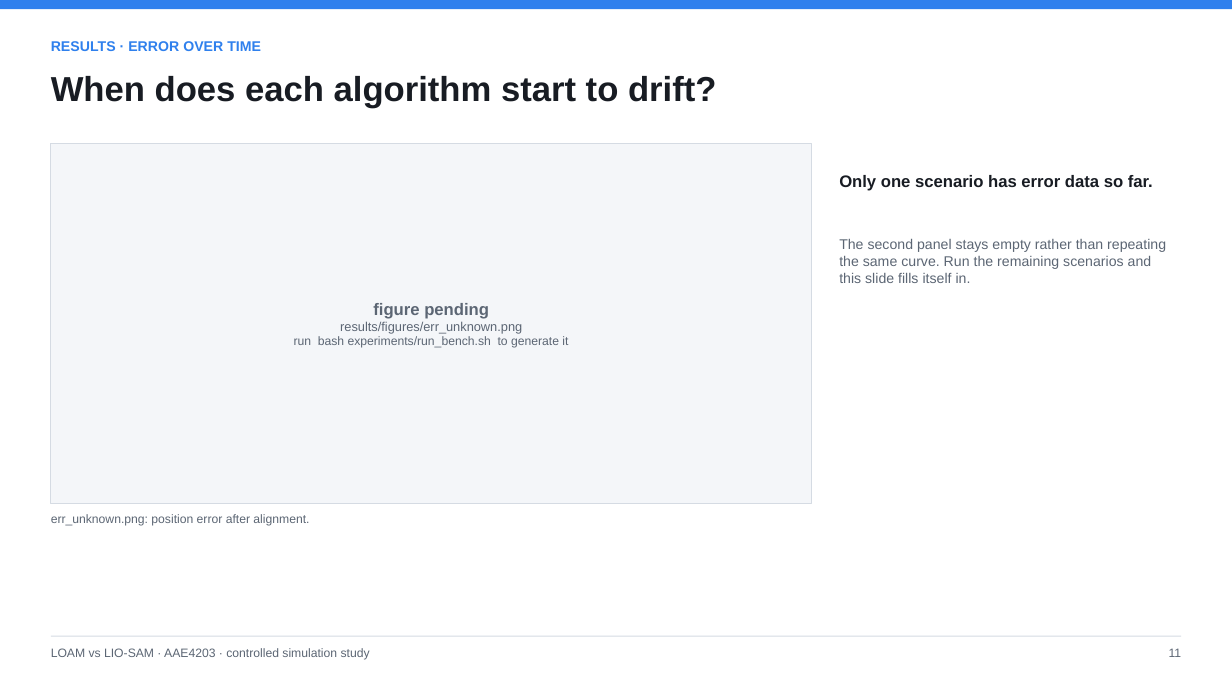
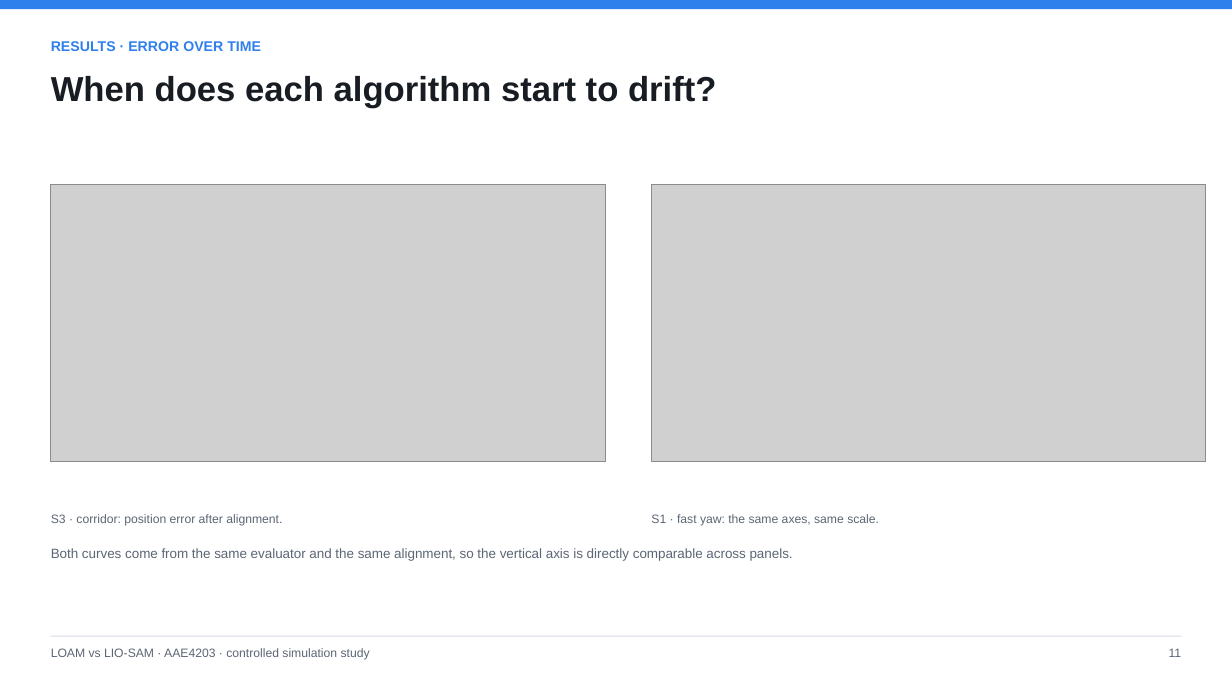
Before and after one commit to broken-pear/AAE4203_LIOSAM_demo, a slide deck: slide 12 of report/LOAM_vs_LIOSAM_comparison.pptx. Drawn at 1232x693 pixels with LibreOffice and Linux fonts; fonts in the diff are those of the drawing; grey boxes stand for pictures. Boxes give left, top, right and bottom in pixels: in the first picture for what was removed or moved away, otherwise in the second. Text is boxed around its words. In the diff, an @@ line names an element or a change of style, - is before the commit and + after.

Commit message:
Build the deck from the measured run, and keep stray files out of the figures
The deck now carries the six-scenario table as measured: 50.6% better on nominal motion, 30.6% on fast yaw, 98.6% in the corridor, 58.6% in the sparse hall, and worse on two scenarios that the summary and closing slides both state.

Two figure problems surfaced once real images were embedded. make_figures globbed every csv under results/raw, so the liosam_rate0.7_backup.csv kept for a rate comparison became a third series - visible as a grey legend entry and a grey bar in the ATE chart that no reader could account for; only <scenario>/<algorithm>.csv is accepted now. And figure() forced images into a fixed box, which either distorted them or left the six-panel overview occupying half the slide; pictures are now fitted to the box by aspect ratio and centred.

The ATE summary chart is redrawn from all_runs.csv at slide proportions, with values annotated only where the bars are tall enough to read them.

```diff
--- a/report/LOAM_vs_LIOSAM_comparison.pptx
+++ b/report/LOAM_vs_LIOSAM_comparison.pptx
@@ rectangle removed at (51, 143, 811, 504) @@
@@ text removed at (839, 175, 1153, 191) @@
-Only one scenario has error data so far.
@@ picture added at (51, 185, 605, 462) @@
@@ picture added at (652, 185, 1206, 462) @@
@@ text removed at (294, 303, 568, 348) @@
-figure pending
-results/figures/err_unknown.png
-run bash experiments/run_bench.sh to generate it
@@ text at (51, 514, 282, 526): text changed @@
-err_unknown.png: position error after alignment.
+S3 · corridor: position error after alignment.
@@ text added at (651, 514, 879, 526), 9.5 pt, text #5C6674 @@
+S1 · fast yaw: the same axes, same scale.
@@ text at (51, 548, 793, 561): text changed; size 11 to 10.5 pt @@
-The second panel stays empty rather than repeating the same curve. Run the remaining scenarios and this slide fills itself in.
+Both curves come from the same evaluator and the same alignment, so the vertical axis is directly comparable across panels.
```
Also in this commit, not shown: 5 other slides changed, 3 other files.
